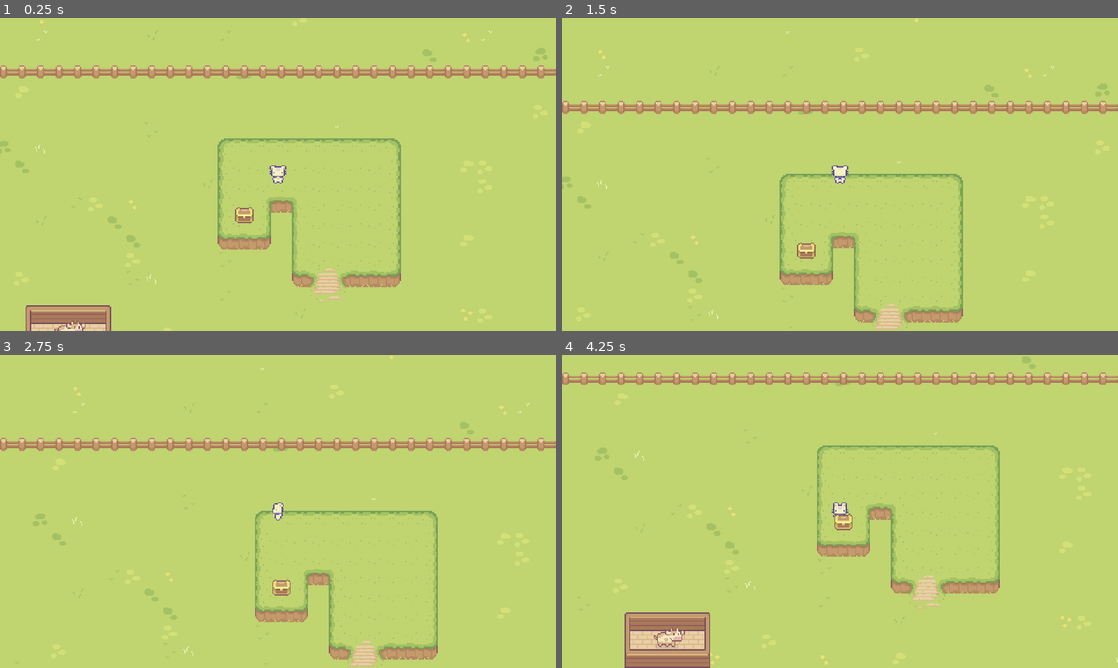
Above: before the commit, frames 1-4 (two rows, left to right).
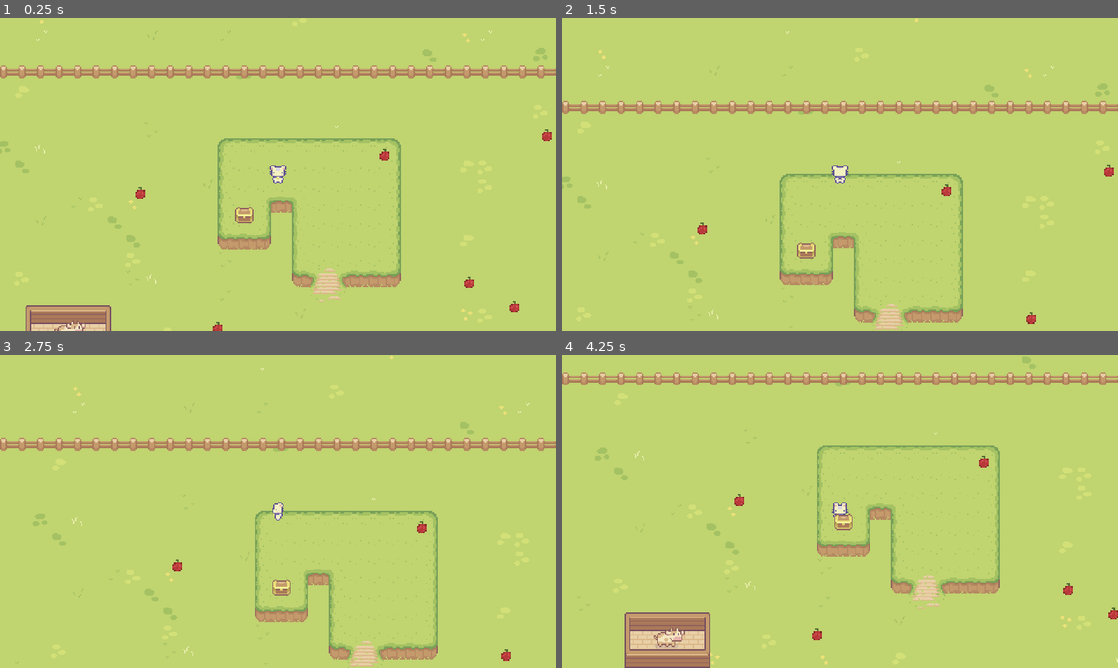
Above: after the commit, the same moments.

Repository: btang2/selenia
Game: Godot game, scene res://scenes/worldmap.tscn
The game is run twice, just before and just after one commit, with the same random seed, the same clock (stepped at 60 frames per second) and the same inputs.
Inputs:
- Up to frame 1 (0.25 s): no input
- Up to frame 2 (1.5 s): tap Enter (ui_accept) at 0.5, 0.77, 1.25 s; hold Up (up) from 0.53 s (still down); tap C (chat) at 0.6, 1.35 s
- Up to frame 3 (2.75 s): tap Enter (ui_accept) at 1.52, 2 s; release Up (up) at 2.03 s; hold A (left) from 2.03 s (still down); tap C (chat) at 2.1 s
- Up to frame 4 (4.25 s): tap Enter (ui_accept) at 2.75, 3.02, 3.5, 3.77 s; tap C (chat) at 2.85, 3.6 s; release A (left) at 3.53 s; hold Down (down) from 3.53 s (still down)

The runs differ from the first frame. In frame 1, 0.3% of the frame differs, in the area x 24-100%, y 35-100%; in frame 2, 0.2%; in frame 3, 0.1%; in frame 4, 0.3%.

Commit message:
added player pickup functionality

Diff:
--- a/characters/player_cat.tscn
+++ b/characters/player_cat.tscn
@@ -225,8 +225,9 @@
 states/Walk/position = Vector2(630, 100)
 transitions = ["Start", "Idle", SubResource("AnimationNodeStateMachineTransition_acqlh"), "Idle", "Walk", SubResource("AnimationNodeStateMachineTransition_x0umj"), "Walk", "Idle", SubResource("AnimationNodeStateMachineTransition_yi8jg")]
 
-[node name="PlayerCat" type="CharacterBody2D"]
+[node name="PlayerCat" type="CharacterBody2D" groups=["PlayerCat"]]
 position = Vector2(-5, 0)
+collision_layer = 2
 script = ExtResource("1_x66dk")
 
 [node name="Sprite2D" type="Sprite2D" parent="."]
--- /dev/null
+++ b/objects/apple.gd
@@ -0,0 +1,5 @@
+extends Area2D
+
+
+func _on_body_entered(body: Node2D) -> void:
+	queue_free()
--- /dev/null
+++ b/objects/apple.tscn
@@ -0,0 +1,36 @@
+[gd_scene load_steps=5 format=3 uid="uid://c2hj0031mk6v0"]
+
+[ext_resource type="Texture2D" uid="uid://c1vpa6p1fmtfc" path="res://art/sprout lands basic/apple-icon.png" id="1_cbsbg"]
+[ext_resource type="Script" path="res://objects/apple.gd" id="1_nrsyk"]
+
+[sub_resource type="SpriteFrames" id="SpriteFrames_2ds6e"]
+animations = [{
+"frames": [{
+"duration": 1.0,
+"texture": ExtResource("1_cbsbg")
+}],
+"loop": true,
+"name": &"default",
+"speed": 8.0
+}]
+
+[sub_resource type="CircleShape2D" id="CircleShape2D_5vg0y"]
+radius = 7.0
+
+[node name="apple" type="Area2D"]
+collision_mask = 2
+script = ExtResource("1_nrsyk")
+
+[node name="AnimatedSprite2D" type="AnimatedSprite2D" parent="."]
+position = Vector2(-1.90735e-06, -1)
+scale = Vector2(1.36914, 1.27344)
+sprite_frames = SubResource("SpriteFrames_2ds6e")
+autoplay = "default"
+frame_progress = 0.82288
+
+[node name="CollisionShape2D" type="CollisionShape2D" parent="."]
+position = Vector2(-1.13687e-13, 0)
+scale = Vector2(1, 1)
+shape = SubResource("CircleShape2D_5vg0y")
+
+[connection signal="body_entered" from="." to="." method="_on_body_entered"]
--- a/scenes/worldmap.tscn
+++ b/scenes/worldmap.tscn
@@ -8,6 +8,7 @@
 [ext_resource type="Texture2D" uid="uid://b0g0v3euet1e7" path="res://art/sprout lands basic/Tilesets/Wooden_House_Walls_Tilset.png" id="4_rf77h"]
 [ext_resource type="Texture2D" uid="uid://csq8qfhtwpx8v" path="res://art/sprout lands basic/Tilesets/Wooden_House_Roof_Tilset.png" id="5_qtlkb"]
 [ext_resource type="PackedScene" uid="uid://bplm18s7yigfp" path="res://objects/chest.tscn" id="6_p1inh"]
+[ext_resource type="PackedScene" uid="uid://c2hj0031mk6v0" path="res://objects/apple.tscn" id="9_qygqu"]
 
 [sub_resource type="TileSetAtlasSource" id="TileSetAtlasSource_6kewp"]
 texture = ExtResource("1_truym")
@@ -303,3 +304,21 @@
 
 [node name="Chest" parent="." instance=ExtResource("6_p1inh")]
 position = Vector2(120, 81)
+
+[node name="apple" parent="." instance=ExtResource("9_qygqu")]
+position = Vector2(314, 141)
+
+[node name="apple2" parent="." instance=ExtResource("9_qygqu")]
+position = Vector2(30, 64)
+
+[node name="apple3" parent="." instance=ExtResource("9_qygqu")]
+position = Vector2(97, 180)
+
+[node name="apple4" parent="." instance=ExtResource("9_qygqu")]
+position = Vector2(353, 162)
+
+[node name="apple5" parent="." instance=ExtResource("9_qygqu")]
+position = Vector2(381, 14)
+
+[node name="apple6" parent="." instance=ExtResource("9_qygqu")]
+position = Vector2(241, 31)
--- a/scripts/player_cat.gd
+++ b/scripts/player_cat.gd
@@ -5,6 +5,8 @@
 
 @onready var animation_tree = $AnimationTree
 @onready var state_machine = animation_tree.get("parameters/playback")
+
+var has_apple = false
 
 func _ready():
 	update_animation_parameters(starting_direction)
@@ -34,3 +36,6 @@
 		state_machine.travel("Walk")
 	else:
 		state_machine.travel("Idle")
+
+func player():
+	pass
Not shown, added: addons/godot-git-plugin/plugin.cfg
Binary file added: art/sprout lands basic/apple-icon.png
Not shown, added: art/sprout lands basic/apple-icon.png.import
Binary file added: art/sprout lands basic/survivalgame-trees.png
Not shown, added: art/sprout lands basic/survivalgame-trees.png.import
Not shown: 1 places in scenes/worldmap.tscn that only renumber resources
Not shown, added: addons/godot-git-plugin/LICENSE
Not shown, added: addons/godot-git-plugin/THIRDPARTY.md
Not shown, added: addons/godot-git-plugin/git_plugin.gdextension
Not shown, added: addons/godot-git-plugin/linux/libgit_plugin.linux.editor.x86_64.so
Not shown, added: addons/godot-git-plugin/macos/libgit_plugin.macos.editor.universal.dylib
Not shown, added: addons/godot-git-plugin/win64/libgit_plugin.windows.editor.x86_64.dll
(and 3 more such lines)
